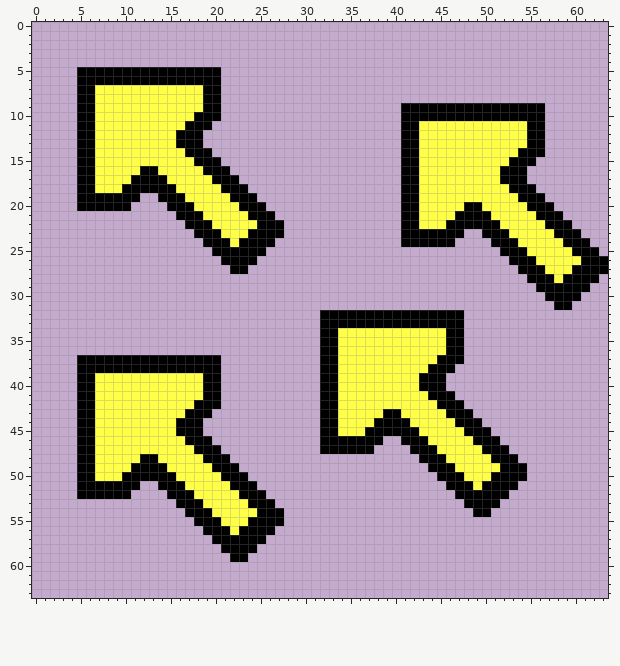
Edited in one commit: pixel-art sprite (bubblesurvior/assets/sprite/ennemy/ennemy.png). The picture above is the old version.
The file is 64x64 pixels. The old version is drawn lined up with the new one.
The same view after the edit:
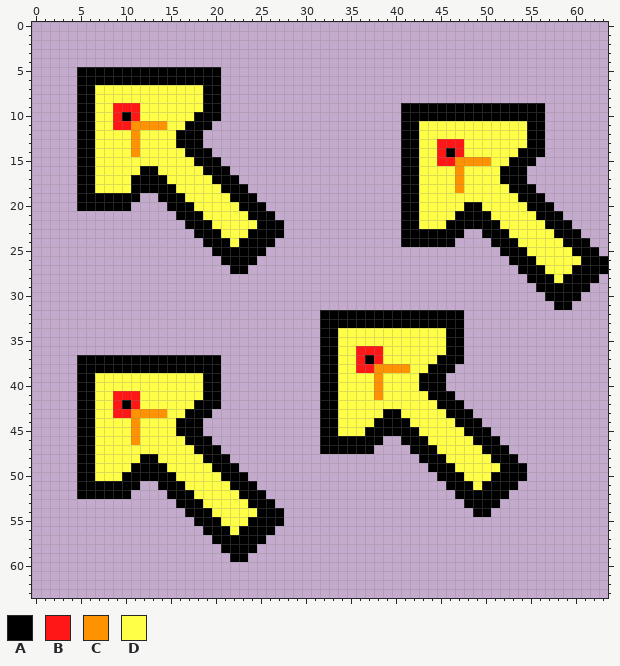
Palette (. is transparent): A #000000  B #ff1616  C #ff9200  D #ffff47
Difference:
{"change": "drawings rearranged on the sheet (the old picture shows each at its new place)"}
{"y":9,"x":9,"old":"DDD","new":"BBB"}
{"y":10,"x":9,"old":"DDD","new":"BAB"}
{"y":11,"x":9,"old":"DDDDDD","new":"BBCCCC"}
{"y":12,"x":11,"old":"D","new":"C"}
{"y":13,"x":11,"old":"D","new":"C"}
{"y":13,"x":45,"old":"DDD","new":"BBB"}
{"y":14,"x":11,"old":"D","new":"C"}
{"y":14,"x":45,"old":"DDD","new":"BAB"}
{"y":15,"x":45,"old":"DDDDDD","new":"BBCCCC"}
{"y":16,"x":47,"old":"D","new":"C"}
{"y":17,"x":47,"old":"D","new":"C"}
{"y":18,"x":10,"old":"A","new":"D"}
{"y":18,"x":47,"old":"D","new":"C"}
{"y":36,"x":36,"old":"DDD","new":"BBB"}
{"y":37,"x":36,"old":"DDD","new":"BAB"}
{"y":38,"x":36,"old":"DDDDDD","new":"BBCCCC"}
{"y":39,"x":38,"old":"D","new":"C"}
{"y":40,"x":38,"old":"D","new":"C"}
{"y":41,"x":9,"old":"DDD","new":"BBB"}
{"y":41,"x":38,"old":"D","new":"C"}
{"y":42,"x":9,"old":"DDD","new":"BAB"}
{"y":43,"x":9,"old":"DDDDDD","new":"BBCCCC"}
{"y":44,"x":11,"old":"D","new":"C"}
{"y":45,"x":11,"old":"D","new":"C"}
{"y":46,"x":11,"old":"D","new":"C"}
{"label":"changed","picture_box":[113,103,167,157]}
{"label":"changed","picture_box":[437,139,491,193]}
{"label":"changed","picture_box":[122,184,131,193]}
{"label":"changed","picture_box":[356,346,410,400]}
{"label":"changed","picture_box":[113,391,167,445]}
